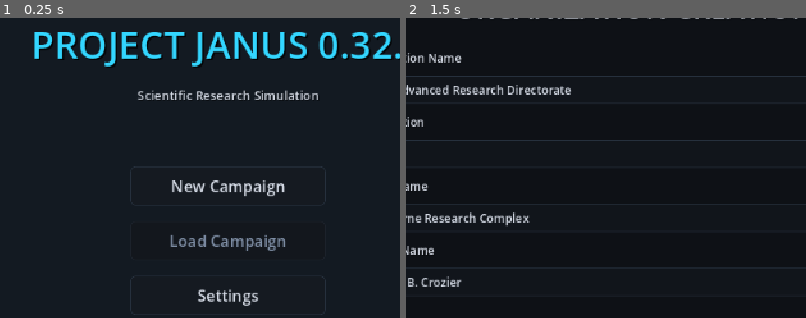
Above: before the commit, frames 1-2 (left to right).
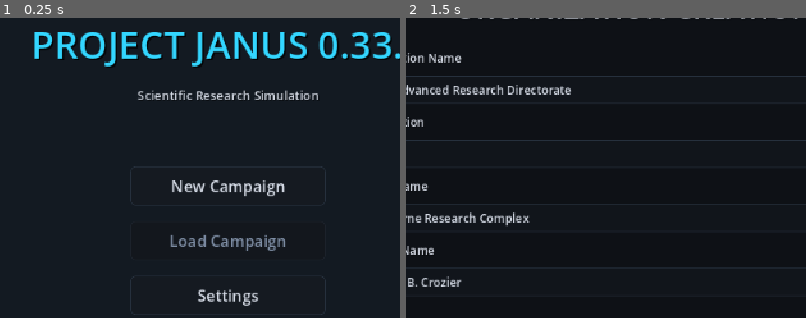
Above: after the commit, the same moments.

Repository: lutecian/project-janus
Game: Godot game, scene res://scenes/main/main_menu.tscn
Same seed, same stepped clock (60 frames per second), same inputs: the game is played once before the commit and once after it.
Inputs:
- Up to frame 1 (0.25 s): no input
- Up to frame 2 (1.5 s): click "New Campaign" at 0.5 s; click "Normal" at 1.25 s
The pictures show only the part of the screen within x 22-72%, y 0-50%; the shares and areas given below are measured in that part.

The runs differ from the first frame. In frame 1, 0.2% of the frame differs, in the area x 93-98%, y 4-14%; in frame 2, nothing differs.

Commit message:
JANUS 0.33 multi-seed confidence + init hygiene
- Pillar playstyles probe 2-3 seeds (normal-pure 3/3, expert-batch 3/3)
- Fixed cross-campaign state leaks (helios, cooldown, offer day, artifact)
- SIM reset regression test; save-load const-aliasing fix
- 28 suites green

Diff:
--- a/scripts/autoload/game_state.gd
+++ b/scripts/autoload/game_state.gd
@@ -1,6 +1,6 @@
 extends Node
 
-const GAME_VERSION := "0.32.0"
+const GAME_VERSION := "0.33.0"
 const ObservationSimulator = preload("res://scripts/simulation/observation_simulator.gd")
 
 var campaign_id: String = ""
@@ -227,6 +227,9 @@
 	game_over = {}
 	player_market = 0.0
 	_load_artifact_data()
+	artifact = {}
+	select_artifact(0)
+	selected_scientist_index = 0
 	_load_scientist_data()
 	_reset_knowledge()
 	_reset_discovery()
@@ -241,6 +244,7 @@
 	pending_offer = {}
 	active_contract = {}
 	completed_contracts = []
+	next_offer_day = 0.0
 	_spawn_contracts()
 	event_schedule = []
 	active_event = {}
@@ -293,14 +297,20 @@
 	company_roster.append(late[0])
 	company_roster.append(late[1])
 	_log_scientist_intros()
-	helios["thresholds_hit"] = []
-	helios["discovered_first"] = false
-	helios["discoveries_named"] = []
+	helios = {
+		"progress": 0,
+		"artifact_id": "",
+		"artifact_name": "",
+		"thresholds_hit": [],
+		"discovered_first": false,
+		"discoveries_named": []
+	}
 	experiment_history = []
 	intelligence_reports = []
 	last_intel_threshold = 0
 	unlocked_technologies = []
 	incidents = []
+	incident_cooldown = 0
 	_load_budget_data()
 	budget["funds"] = int(difficulty.get("player_start_budget", budget["funds"]))
 	if use_ng:
@@ -3517,7 +3527,7 @@
 	incidents = data.get("incidents", [])
 	incident_cooldown = data.get("incident_cooldown", 0)
 	budget = data.get("budget", {"funds": 10000, "spent": 0, "funding_received": 0, "next_funding_index": 0, "events_received": []})
-	difficulty = data.get("difficulty", DIFFICULTIES["normal"])
+	difficulty = (data.get("difficulty", DIFFICULTIES["normal"]) as Dictionary).duplicate(true)
 	if difficulty.is_empty():
 		difficulty = _resolve_difficulty("normal")
 	player_market = data.get("player_market", 0.0)
--- a/tests/balance_probe.gd
+++ b/tests/balance_probe.gd
@@ -16,18 +16,25 @@
 	get_tree().quit()
 
 func _run_all():
+	_probe_batch("expert-batch", "expert", 300, true)
+	_probe_batch("expert-batch-b", "expert", 301, true)
+	_probe_batch("expert-batch-c", "expert", 302, true)
 	_probe("easy-pure", "easy", 100, false, false, false)
 	_probe("normal-pure", "normal", 1234, false, false, false)
+	_probe("normal-pure-b", "normal", 5555, false, false, false)
+	_probe("normal-pure-c", "normal", 9000, false, false, false)
 	_probe("hard-pure", "hard", 200, false, false, false)
+	_probe("hard-pure-b", "hard", 201, false, false, false)
 	_probe("normal-contracts", "normal", 1234, true, false, false)
 	_probe("normal-systems", "normal", 1234, true, true, false)
+	_probe("normal-systems-b", "normal", 5555, true, true, false)
+	_probe("normal-systems-c", "normal", 9000, true, true, false)
 	_probe("hard-systems", "hard", 200, true, true, true)
 	_probe("hard-systems-b", "hard", 777, true, true, true)
 	_probe("hard-systems-c", "hard", 555, true, true, true)
 	_probe("hard-systems-d", "hard", 3141, true, true, true)
 	_probe_batch("normal-batch", "normal", 1234, false)
 	_probe_batch("hard-batch", "hard", 200, true)
-	_probe_batch("expert-batch", "expert", 300, true)
 	_probe_recovery("rec-research", 4242, false)
 	_probe_recovery("rec-saboteur", 4243, true)
 	_probe("expert-pure", "expert", 300, false, false, false)
--- a/tests/scene_test_runner.gd
+++ b/tests/scene_test_runner.gd
@@ -305,6 +305,21 @@
 				push_error("event schedule should be identical for one seed")
 				sim_failures += 1
 				break
+	# Fresh init must not inherit cross-run state (helios/artifact/knowledge).
+	GameState.initialize_new_campaign({"name": "Dirty"}, "normal", 111)
+	GameState.helios["progress"] = 77.0
+	GameState.select_artifact(2)
+	GameState.knowledge["progress"] = 50
+	GameState.initialize_new_campaign({"name": "Clean"}, "normal", 111)
+	if float(GameState.helios.get("progress", -1.0)) != 0.0:
+		push_error("fresh init should zero helios progress, got %s" % GameState.helios.get("progress", "?"))
+		sim_failures += 1
+	if GameState.artifact.get("id", "") != "J001":
+		push_error("fresh init should select J001, got %s" % GameState.artifact.get("id", "?"))
+		sim_failures += 1
+	if int(GameState.knowledge.get("progress", -1)) != 0:
+		push_error("fresh init should zero knowledge")
+		sim_failures += 1
 	if sim_failures == 0:
 		print("SIM_OK")
 	else:
Not shown, changed: CHANGELOG.md
Not shown, changed: ENDGAME.md
